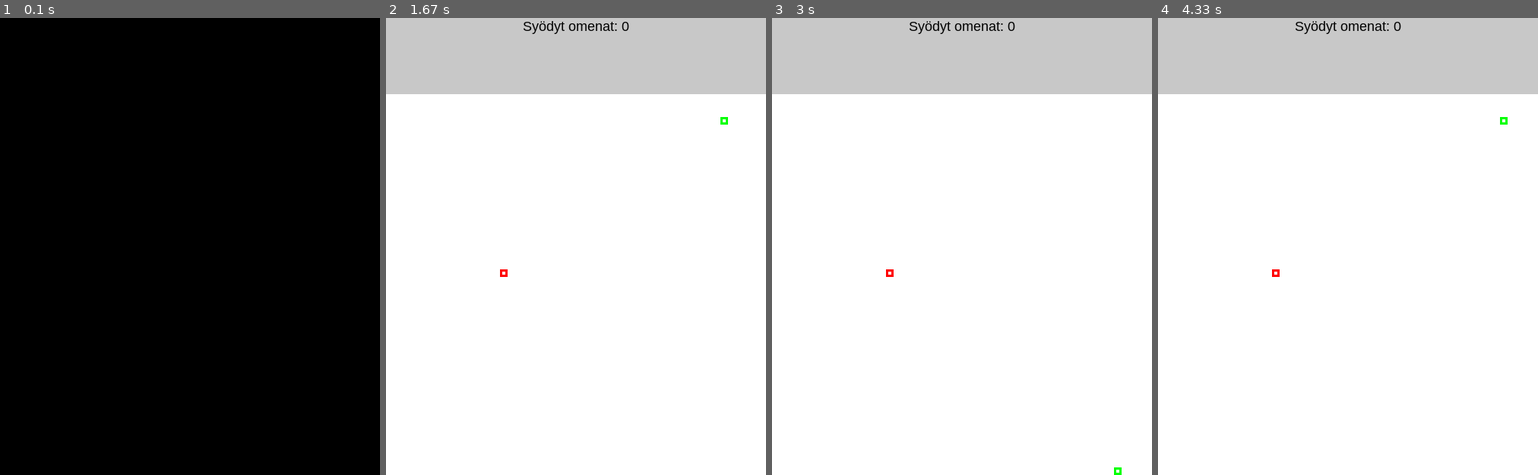
Above: before the commit, frames 1-4 (left to right).
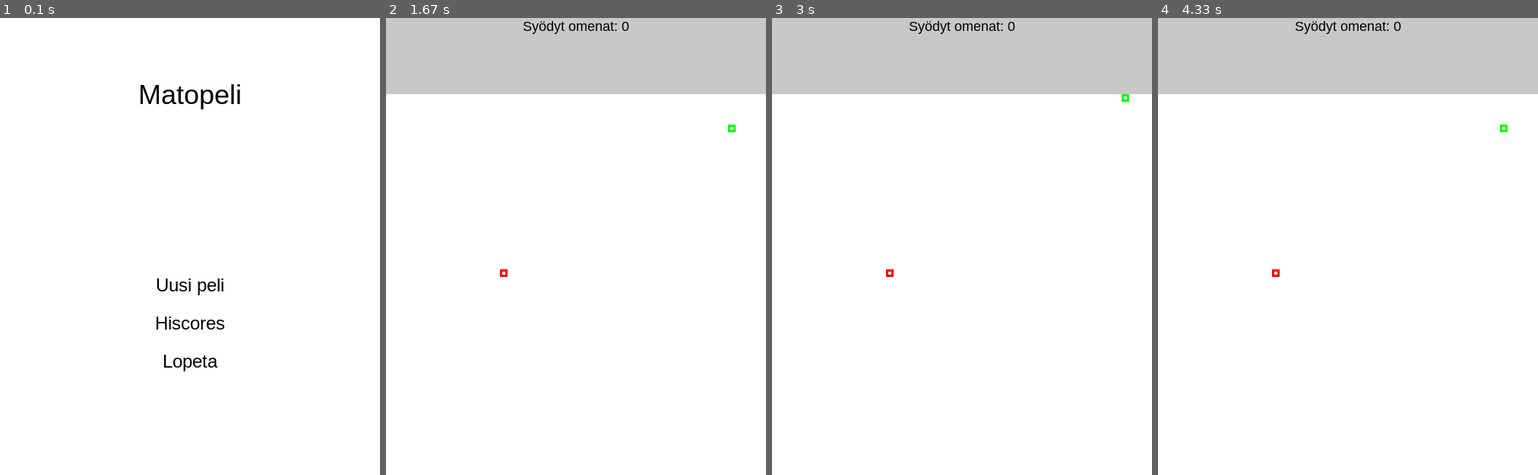
Above: after the commit, the same moments.

Repository: Jaleksi/Pygame
Game: pygame game, started from matopppp.py
Two runs of this game, one before a commit and one after it. Both use one fixed random seed, a clock stepped at 60 frames per second and the inputs below.
Inputs (mouse positions are in pixels of both pictures, inside the frame that each line leads up to):
- Up to frame 1 (0.1 s): no input
- Up to frame 2 (1.67 s): click "Uusi peli" at 0.43 s; hold Left 0.67-1.2 s; move the mouse to (625, 123) at 0.7 s; hold Down 1.23-1.53 s; hold Left from 1.57 s (still down)
- Up to frame 3 (3 s): release Left at 1.97 s; hold Up 2-2.37 s; hold Right from 2.4 s (still down)
- Up to frame 4 (4.33 s): release Right at 3.03 s; hold Down 3.07-3.43 s; hold Left 3.47-3.93 s; hold Right from 3.97 s (still down)

The runs differ from the first frame. In frame 1, 99% of the frame differs, in the area x 0-100%, y 0-100%; in frame 2, less than 0.1%; in frame 3, less than 0.1%; in frame 4, less than 0.1%.

Commit message:
matopeli, kesken

Diff:
--- a/matopppp.py
+++ b/matopppp.py
@@ -88,7 +88,7 @@
             valinta.piirto()
             valinta.klik()
 
-        clock.tick(10)
+        clock.tick(30)
         pygame.display.update()
 
 
@@ -123,11 +123,16 @@
             uusipaa.y = 100
         elif(uusipaa.y < 100):
             uusipaa.y = 590
+        self.kokomato.insert(0, uusipaa)
+        omenapaikat.remove([uusipaa.x, uusipaa.y])
+        self.paa = uusipaa
 
-        self.kokomato.insert(0, uusipaa)
-        self.paa = uusipaa
+        print(len(omenapaikat))
         if(len(self.kokomato) > self.pituus):
+            omenapaikat.append([self.kokomato[-1][0], self.kokomato[-1][1]])
             self.kokomato.pop()
+
+
 
     def matosyo(self):
         if(self.paa.x == omena.omppu.x and self.paa.y == omena.omppu.y):
@@ -153,7 +158,6 @@
         ox += 10
     oy += 10
     ox = 0
-
 mato = Mato(0, 100)
 omena = Omena(choice(omenapaikat))
 
